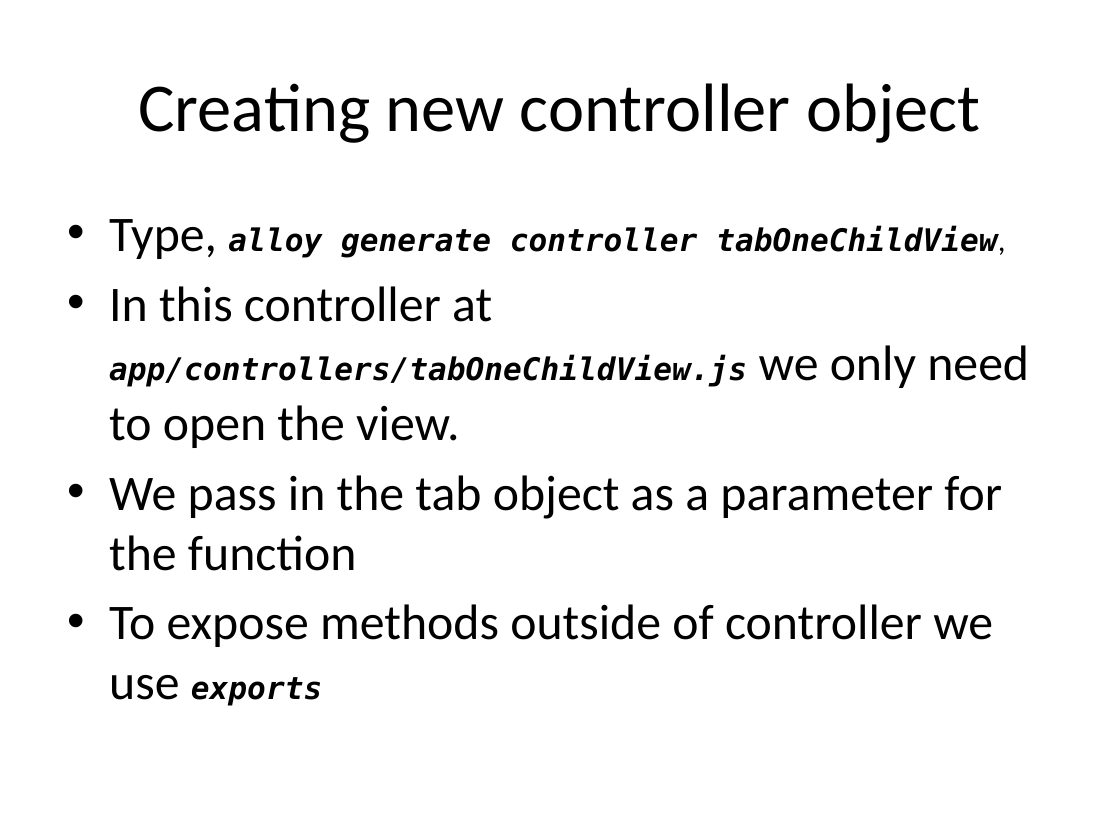
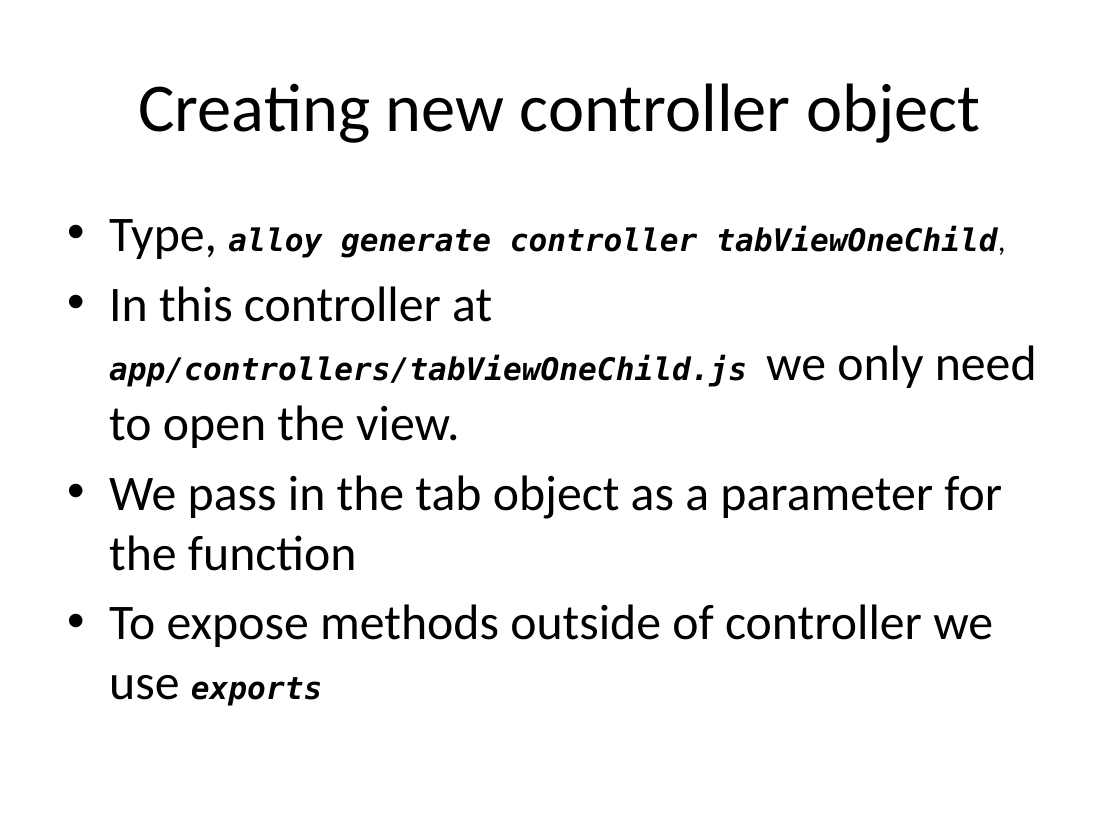
Before and after one commit to aaronksaunders/SimpleAlloyPresentationApp, a slide deck: slide 15 of AlloySimpleApp.pptx. Drawn at 1120x840 pixels with LibreOffice and Linux fonts; fonts in the diff are those of the drawing. Boxes give left, top, right and bottom in pixels: in the first picture for what was removed or moved away, otherwise in the second. Text is boxed around its words. In the diff, an @@ line names an element or a change of style, - is before the commit and + after.

Commit message:
presentation fixes

```diff
--- a/AlloySimpleApp.pptx
+++ b/AlloySimpleApp.pptx
@@ text at (x1=109, y1=219, x2=1037, y2=448): text changed @@
-• Type, alloy generate controller tabOneChildView,
-• In this controller at app/controllers/tabOneChildView.js we only need to open the view.
+• Type, alloy generate controller tabViewOneChild,
+• In this controller at app/controllers/tabViewOneChild.js we only need to open the view.
```
Also in this commit, not shown: 5 other slides changed, 1 other file.
